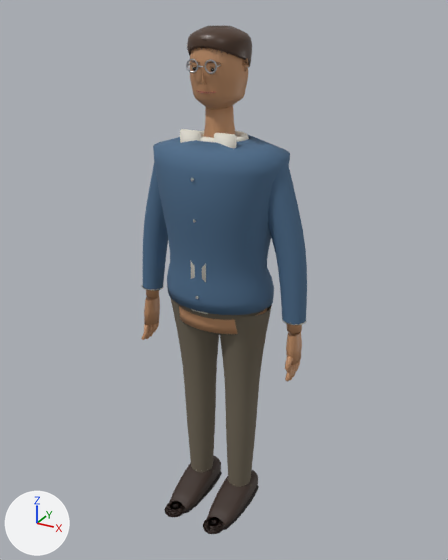
An edit to the glTF model public/models/customers/male_customer_05.glb, drawn before and after from the same camera.
Rendered twice from a camera (50 mm lens) standing at (0.971, -1.735, 1.801) and looking at (0.017, 0.0, 0.934). Every picture has the same lights, and +X, +Y and +Z are marked at lower left. The older version comes first. Vertices at exactly the same position are counted once.

Script lines for the objects in view, before the commit:
```python
ob_male_customer_05_customer_05_bottom = bpy.data.objects.new('male_customer_05_customer_05_bottom', me_male_customer_05_hips)
ob_male_customer_05_customer_05_bottom.location = (0.0, 0.0, 0.0)
ob_male_customer_05_customer_05_hair = bpy.data.objects.new('male_customer_05_customer_05_hair', me_male_customer_05_haircap)
ob_male_customer_05_customer_05_hair.location = (0.0, 0.0, 0.0)
ob_male_customer_05_customer_05_shoe = bpy.data.objects.new('male_customer_05_customer_05_shoe', me_male_customer_05_shoe_l)
ob_male_customer_05_customer_05_shoe.location = (0.0, 0.0, 0.0)
ob_male_customer_05_customer_05_skin = bpy.data.objects.new('male_customer_05_customer_05_skin', me_male_customer_05_head)
ob_male_customer_05_customer_05_skin.location = (0.0, 0.0, 0.0)
ob_male_customer_05_customer_05_top = bpy.data.objects.new('male_customer_05_customer_05_top', me_male_customer_05_top)
ob_male_customer_05_customer_05_top.location = (0.0, 0.0, 0.0)
ob_male_customer_05_customer_05_trim = bpy.data.objects.new('male_customer_05_customer_05_trim', me_male_customer_05_cuff_l)
ob_male_customer_05_customer_05_trim.location = (0.0, 0.0, 0.0)
```
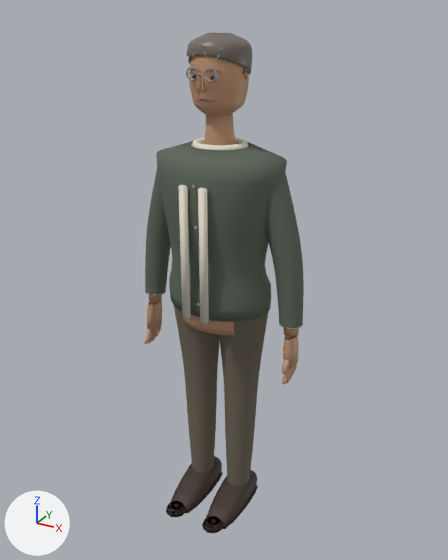
The change, as a list of edits to the scene's bpy script:
```text
Change mat_male_customer_05_hair:
    mat_male_customer_05_hair.base_color: (0.0685, 0.0331, 0.0176) -> (0.168, 0.147, 0.12)  # brown #4a3324 -> grey #726b61
Change mat_male_customer_05_top:
    mat_male_customer_05_top.base_color: (0.0704, 0.147, 0.254) -> (0.107, 0.133, 0.0999)  # blue #4b6b8a -> dark grey #5c6659
Change me_male_customer_05_hips:
    remove me_male_customer_05_hips.from_pydata(...)  # 631 vertices, 1162 faces; spans x -0.192..0.192, y -0.143..0.143, z 0.073..1.027
    add me_male_customer_05_hips.from_pydata(...)  # 631 vertices, 1162 faces; spans x -0.183..0.183, y -0.137..0.137, z 0.072..1.016
    me_male_customer_05_hips part 1: the loose piece of 235 vertices spanning x -0.187..0.187, y -0.143..0.143, z 0.761..1.027 is scaled about the mesh origin by (0.957, 0.958, 0.989)
    me_male_customer_05_hips part 2: 396 of 631 vertices moved; they spanned x -0.192..0.192, y -0.097..0.097, z 0.073..0.863 and now span x -0.183..0.183, y -0.093..0.093, z 0.072..0.853; mean shift (0.0, 0.0, -0.005); largest move (0.192, 0.0, 0.86) -> (0.183, 0.0, 0.85)
Change me_male_customer_05_haircap:
    remove me_male_customer_05_haircap.from_pydata(...)  # 1628 vertices, 3088 faces; spans x -0.094..0.094, y -0.096..0.11, z 1.621..1.751
    add me_male_customer_05_haircap.from_pydata(...)  # 1540 vertices, 2928 faces; spans x -0.096..0.096, y -0.098..0.112, z 1.599..1.731
    me_male_customer_05_haircap part 3: 10 loose pieces with 220 vertices, spanning x -0.068..0.067, y -0.096..-0.061, z 1.671..1.705, are deleted
    me_male_customer_05_haircap part 4: 744 vertices removed from x -0.094..0.094, y -0.096..0.11, z 1.621..1.751; 722 vertices added at x -0.096..0.096, y -0.097..0.112, z 1.599..1.731
    other edits to the shape of me_male_customer_05_haircap do not show in these pictures
Change me_male_customer_05_head:
    remove me_male_customer_05_head.from_pydata(...)  # 2907 vertices, 5974 faces; spans x -0.32..0.32, y -0.14..0.15, z 0.07..1.75
    add me_male_customer_05_head.from_pydata(...)  # 2907 vertices, 5974 faces; spans x -0.3..0.3, y -0.14..0.14, z 0.07..1.73
    me_male_customer_05_head part 5: the whole mesh is scaled about the mesh origin by (0.963, 0.986, 0.988)
Change me_male_customer_05_top:
    remove me_male_customer_05_top.from_pydata(...)  # 1160 vertices, 2256 faces; spans x -0.325..0.325, y -0.167..0.171, z 0.843..1.425
    add me_male_customer_05_top.from_pydata(...)  # 1160 vertices, 2256 faces; spans x -0.313..0.314, y -0.16..0.164, z 0.826..1.402
    me_male_customer_05_top part 6: the loose piece of 160 vertices spanning x 0.108..0.325, y -0.058..0.058, z 0.843..1.386 is multiplied about its middle by the matrix ((0.987, 0.0, 0.003), (0.0, 0.987, 0.0), (-0.003, 0.0, 0.987)), then moved by (-0.01, 0.0, -0.02)
    me_male_customer_05_top part 7: the loose piece of 160 vertices spanning x -0.325..-0.109, y -0.057..0.057, z 0.843..1.385 is multiplied about its middle by the matrix ((0.987, 0.0, -0.003), (0.0, 0.987, 0.0), (0.003, 0.0, 0.987)), then moved by (0.01, 0.0, -0.02)
    me_male_customer_05_top part 8: 840 of 1160 vertices moved; they spanned x -0.234..0.234, y -0.167..0.171, z 0.875..1.425 and now span x -0.224..0.224, y -0.16..0.164, z 0.847..1.402; mean shift (0.0, 0.0, -0.025); largest move (0.195, 0.0, 0.875) -> (0.186, 0.0, 0.847)
Change me_male_customer_05_cuff_l:
    remove me_male_customer_05_cuff_l.from_pydata(...)  # 326 vertices, 752 faces; spans x -0.327..0.327, y -0.143..0.092, z 0.833..1.452
    add me_male_customer_05_cuff_l.from_pydata(...)  # 326 vertices, 752 faces; spans x -0.316..0.316, y -0.174..0.091, z 0.816..1.412
    me_male_customer_05_cuff_l part 9: the loose piece of 38 vertices spanning x 0.243..0.327, y -0.042..0.036, z 0.833..0.86 is moved by (-0.011, 0.0, -0.017)
    me_male_customer_05_cuff_l part 10: the loose piece of 154 vertices spanning x -0.093..0.093, y -0.084..0.092, z 1.408..1.435 is moved by (0.0, 0.0, -0.023)
    me_male_customer_05_cuff_l part 11: the loose piece of 32 vertices spanning x -0.033..0.033, y -0.143..-0.119, z 0.865..1.335 is scaled about its middle by (0.948, 1, 1.01), then moved by (0.0, 0.007, -0.025)
    me_male_customer_05_cuff_l part 12: 64 of 326 vertices moved; they spanned x -0.098..0.098, y -0.082..-0.064, z 1.363..1.452 and now span x -0.049..0.049, y -0.174..-0.158, z 0.848..1.303; mean shift (0.0, -0.093, -0.332); largest move (0.094, -0.068, 1.363) -> (0.045, -0.162, 0.848)
    other edits to the shape of me_male_customer_05_cuff_l do not show in these pictures
```

Boxes (x1, y1, x2, y2) around the edits, measured in the pictures (448 x 560 px; the box of a moved part takes in the faces that stretch with it):
'male_customer_05_customer_05_top', recoloured, reshaped: before (143, 134, 307, 324); after (145, 141, 304, 328)
'male_customer_05_customer_05_bottom', reshaped (7% narrower): before (170, 297, 272, 487); after (174, 306, 269, 487)
'male_customer_05_customer_05_skin', rescaled: before (141, 48, 302, 381); after (144, 55, 299, 384)
'male_customer_05_customer_05_trim', reshaped: before (142, 129, 306, 325); after (145, 138, 303, 329)
'male_customer_05_customer_05_hair', recoloured, reshaped (brown to grey): before (187, 26, 252, 67); after (187, 33, 252, 75)
part 1 of me_male_customer_05_hips, moved or reshaped (mostly hidden afterwards): before (176, 302, 264, 335); after (201, 320, 234, 337)
part 2 of me_male_customer_05_hips, moved or reshaped: before (170, 297, 272, 481); after (174, 306, 269, 482)
part 3 of me_male_customer_05_haircap, deleted: before (188, 45, 228, 55)
part 4 of me_male_customer_05_haircap, moved or reshaped: before (188, 26, 252, 67); after (187, 33, 252, 75)
part 6 of me_male_customer_05_top, moved or reshaped: before (268, 163, 307, 324); after (265, 169, 304, 328)
part 7 of me_male_customer_05_top, moved or reshaped: before (143, 163, 168, 290); after (145, 169, 171, 295)
part 8 of me_male_customer_05_top, moved or reshaped: before (153, 134, 290, 315); after (156, 141, 287, 321)
part 9 of me_male_customer_05_cuff_l, moved or reshaped: before (282, 319, 306, 325); after (279, 323, 303, 329)
part 10 of me_male_customer_05_cuff_l, moved or reshaped: before (199, 130, 249, 142); after (191, 138, 248, 150)
part 11 of me_male_customer_05_cuff_l, moved or reshaped (not visible afterwards): before (190, 260, 208, 314)
part 12 of me_male_customer_05_cuff_l, moved or reshaped: before (180, 129, 237, 148); after (178, 185, 209, 324)
